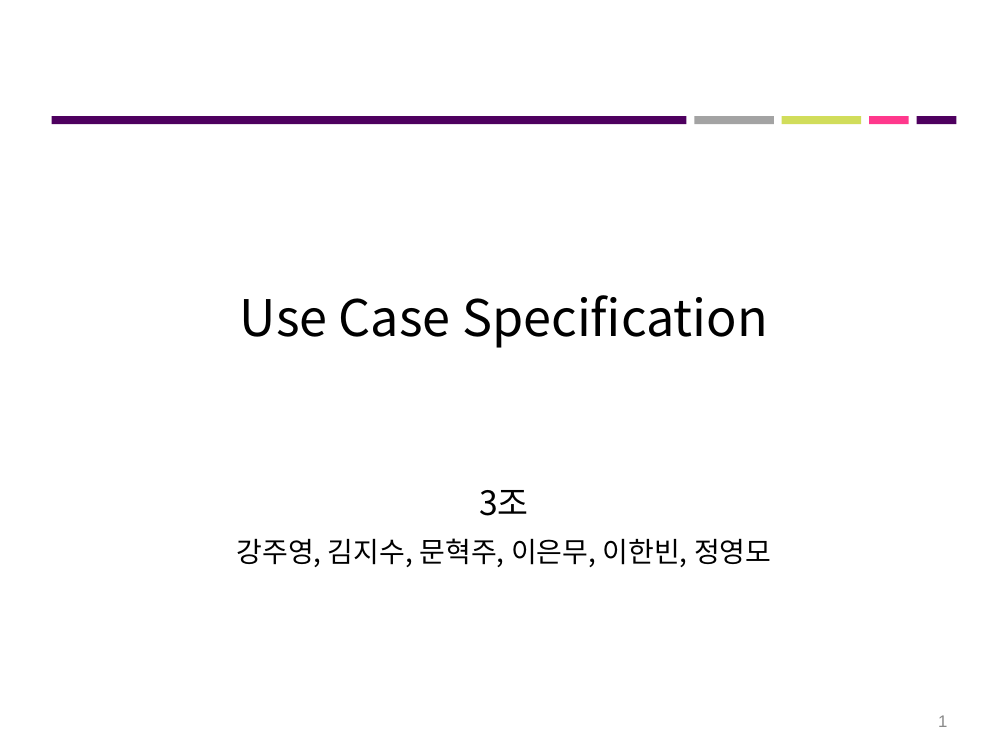
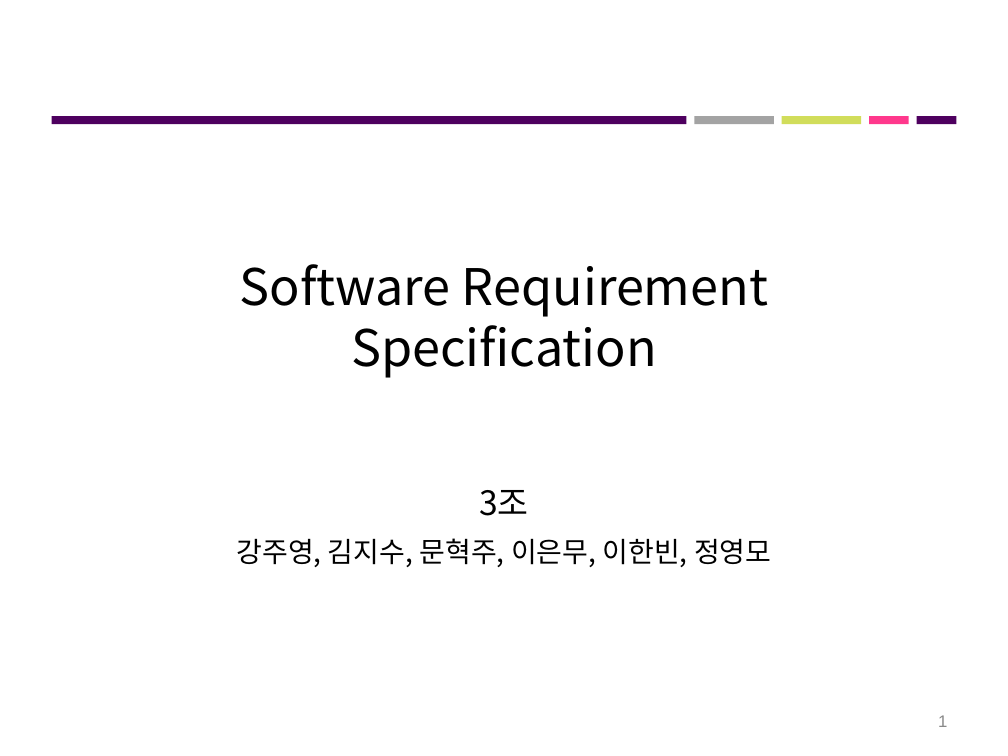
Before and after one commit to jisukim97/ChemicalManagementApplication, a slide deck: slide 1 of Document/1_Software Requirements Specification/Software Requirements Specification 1.0.pptx. Drawn at 1008x756 pixels with LibreOffice and Linux fonts; fonts in the diff are those of the drawing. Boxes give left, top, right and bottom in pixels: in the first picture for what was removed or moved away, otherwise in the second. Text is boxed around its words. In the diff, an @@ line names an element or a change of style, - is before the commit and + after.

```diff
--- a/Document/1_Software Requirements Specification/Software Requirements Specification 1.0.pptx
+++ b/Document/1_Software Requirements Specification/Software Requirements Specification 1.0.pptx
@@ title at (x1=240, y1=264, x2=768, y2=378): text changed @@
-Use Case Specification
+Software Requirement Specification
```
Also in this commit, not shown: 1 other file.
